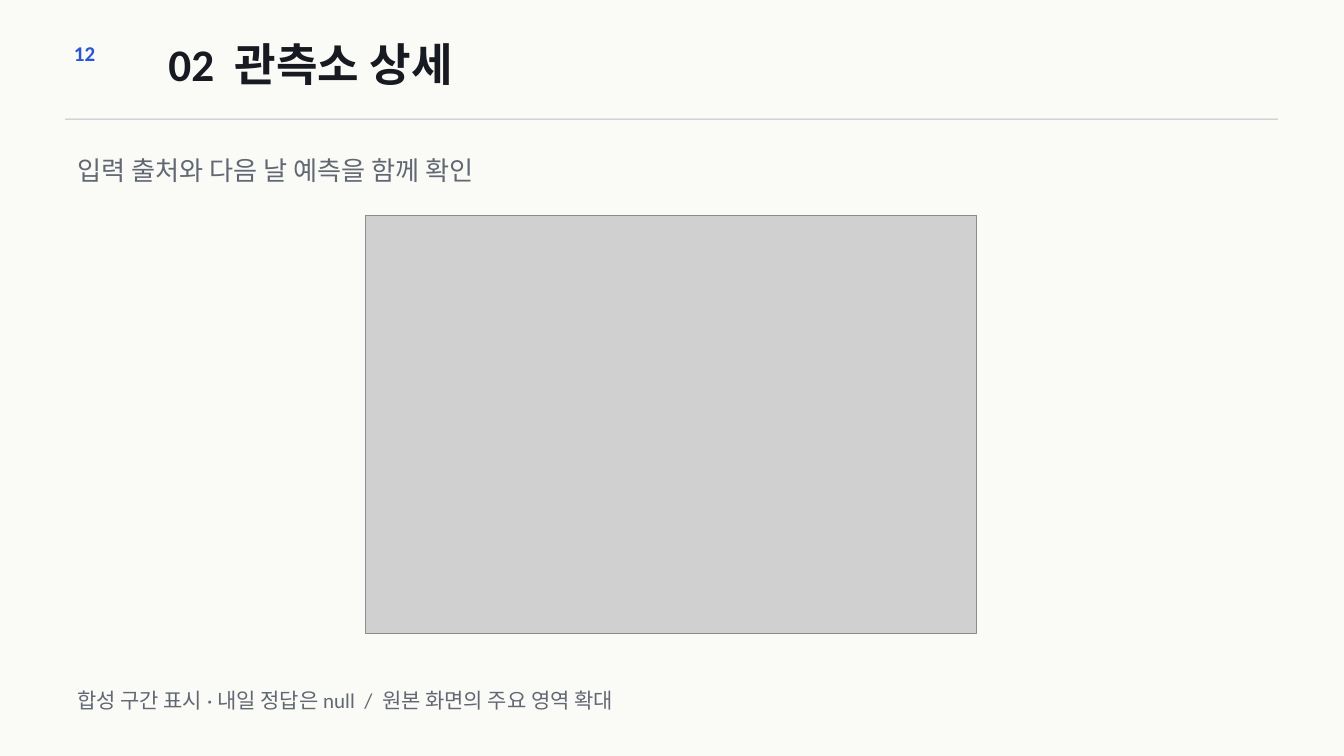
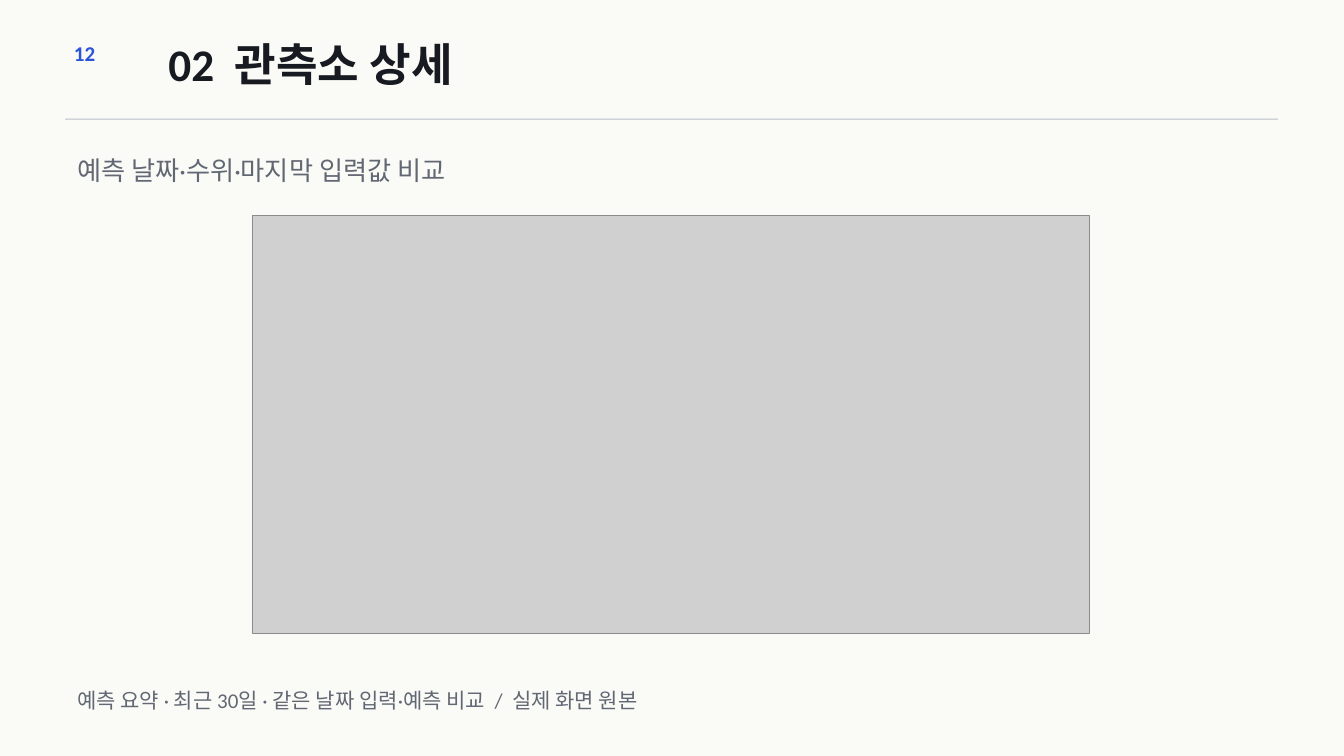
Before and after one commit to skala-aiops/GROUNDWATCH, a slide deck: slide 12 of output/skill-comparison/openai-slides/AIOps_조별 과제_광주_3반_GroundWatch.pptx. Drawn at 1344x756 pixels with LibreOffice and Linux fonts; fonts in the diff are those of the drawing; grey boxes stand for pictures. Boxes give left, top, right and bottom in pixels: in the first picture for what was removed or moved away, otherwise in the second. Text is boxed around its words. In the diff, an @@ line names an element or a change of style, - is before the commit and + after.

Commit message:
docs: 최신 화면과 비교 표시 기준으로 기획서와 발표자료 동기화

```diff
--- a/output/skill-comparison/openai-slides/AIOps_조별 과제_광주_3반_GroundWatch.pptx
+++ b/output/skill-comparison/openai-slides/AIOps_조별 과제_광주_3반_GroundWatch.pptx
@@ text at box(77, 158, 445, 182): text changed @@
-입력 출처와 다음 날 예측을 함께 확인
+예측 날짜·수위·마지막 입력값 비교
@@ picture: place and size @@
-picture at box(365, 216, 977, 634)
+picture at box(252, 216, 1089, 634)
@@ text at box(77, 690, 638, 710): text changed @@
-합성 구간 표시 · 내일 정답은 null / 원본 화면의 주요 영역 확대
+예측 요약 · 최근 30일 · 같은 날짜 입력·예측 비교 / 실제 화면 원본
```
Also in this commit, not shown: 2 other slides changed, 58 other files.
